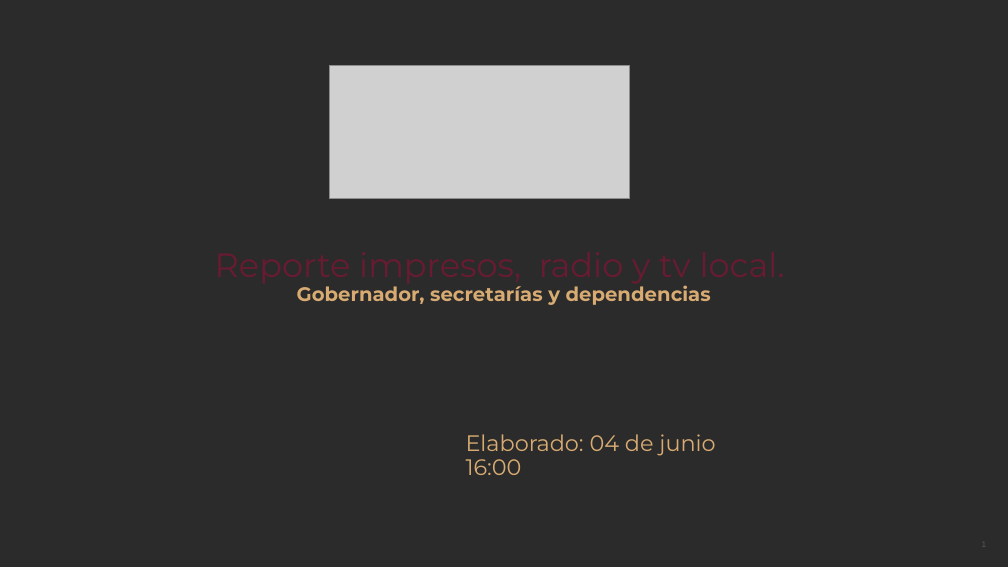
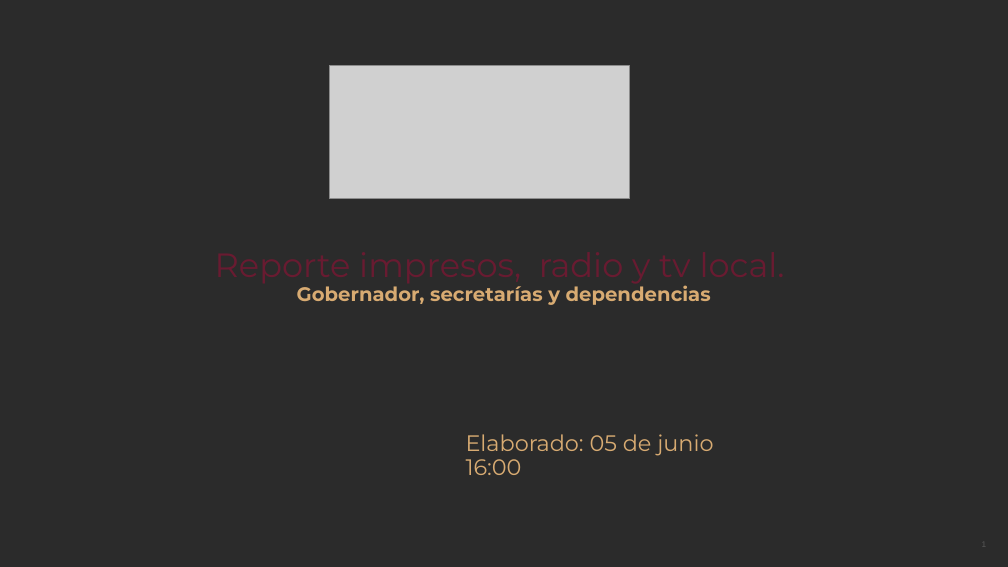
Before and after one commit to thelonious9/Reporteportadas, a slide deck: slide 1 of Reporte 050626.pptx. Drawn at 1008x567 pixels with LibreOffice and Linux fonts; fonts in the diff are those of the drawing; grey boxes stand for pictures; background and template pictures are left out; a plain dark background stands for a picture behind light text. Boxes give left, top, right and bottom in pixels: in the first picture for what was removed or moved away, otherwise in the second. Text is boxed around its words. In the diff, an @@ line names an element or a change of style, - is before the commit and + after.

```diff
--- a/Reporte 050626.pptx
+++ b/Reporte 050626.pptx
@@ text at (x1=466, y1=434, x2=713, y2=456): text changed @@
-Elaborado: 04 de junio
+Elaborado: 05 de junio
```
Also in this commit, not shown: 9 other slides changed, 4 slides added.
